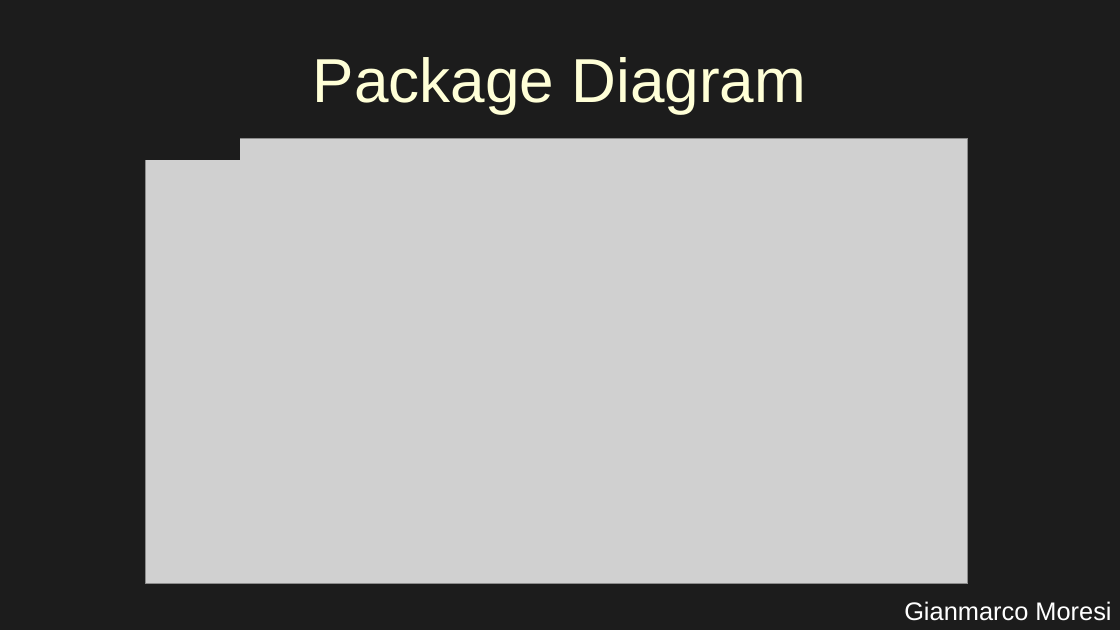
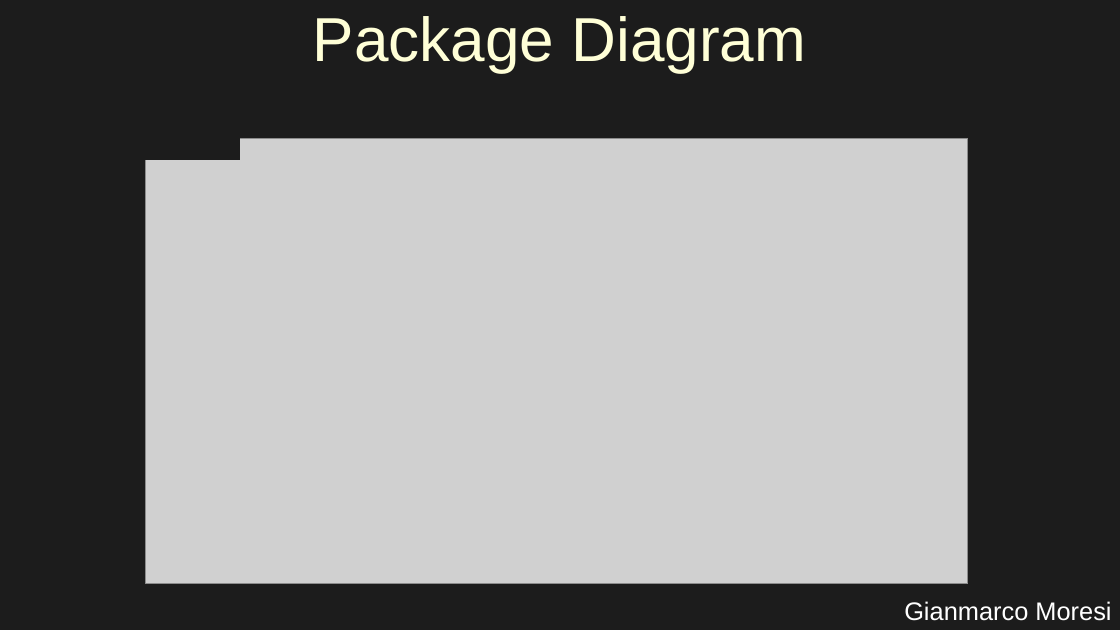
Before and after one commit to GianmarcoMo/HouseBreak, a slide deck: slide 5 of docs/PresentazioneProggetto.odp. Drawn at 1120x630 pixels with LibreOffice and Linux fonts; fonts in the diff are those of the drawing; grey boxes stand for pictures. Boxes give left, top, right and bottom in pixels: in the first picture for what was removed or moved away, otherwise in the second. Text is boxed around its words. In the diff, an @@ line names an element or a change of style, - is before the commit and + after.

```diff
--- a/docs/PresentazioneProggetto.odp
+++ b/docs/PresentazioneProggetto.odp
@@ title "Package Diagram" moved from (x1=313, y1=57, x2=807, y2=113) to (x1=313, y1=16, x2=807, y2=72) @@
```
Also in this commit, not shown: 5 other slides changed, 6 slides added, 57 other files.
